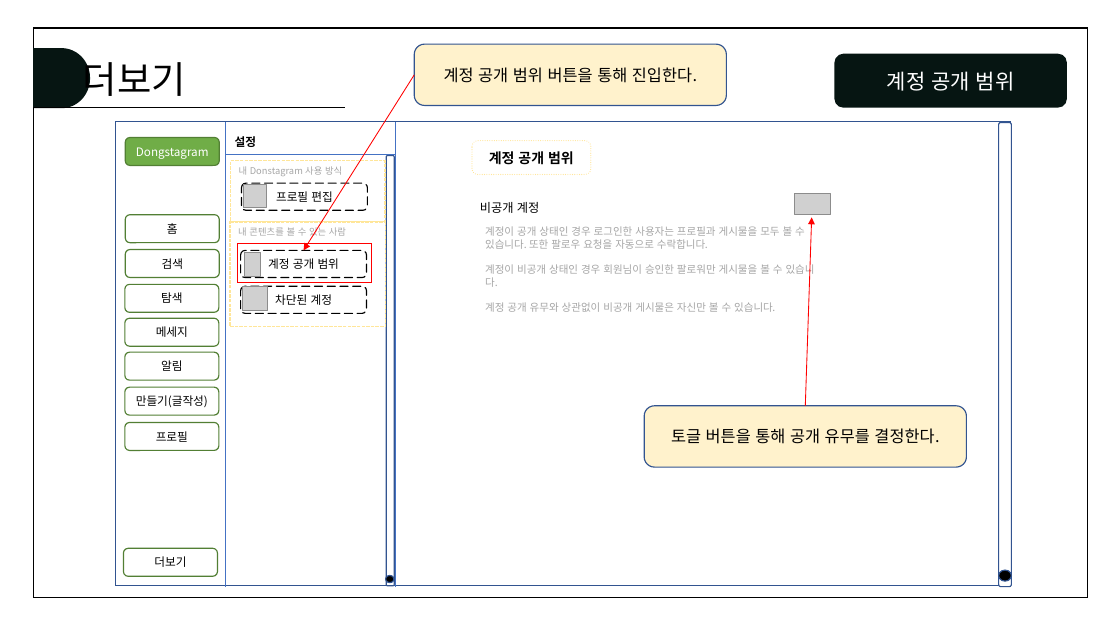
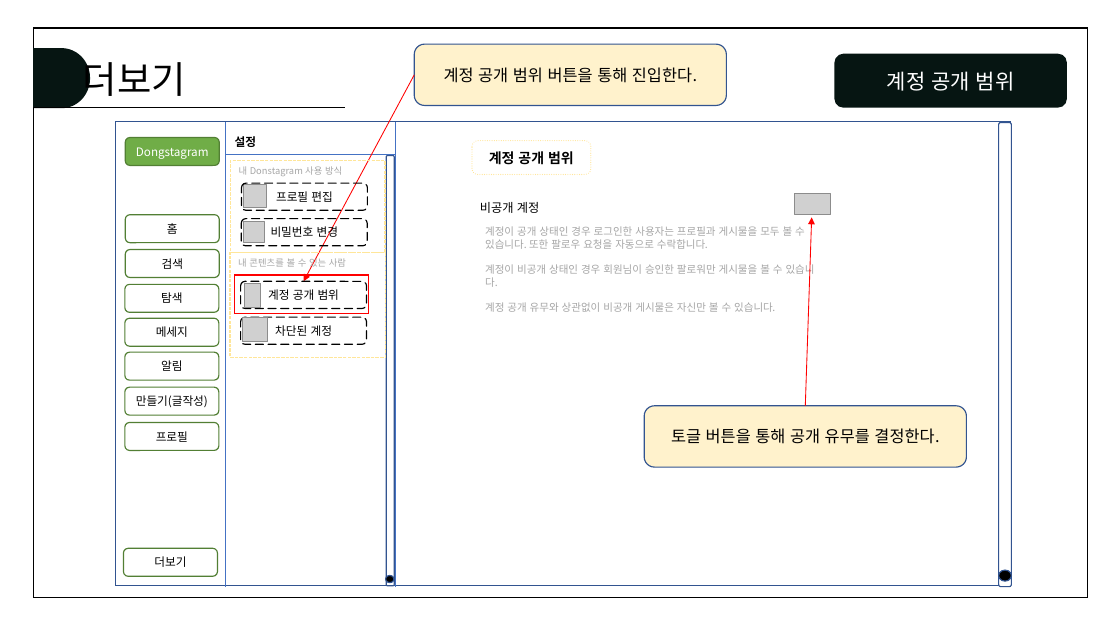
Before and after one commit to juhyeonjong2/DongStagram, a slide deck: slide 36 of Documents/5. 설계/2. 스토리보드/화면설계서.pptx (slide 35 before the commit). Drawn at 1120x630 pixels with LibreOffice and Linux fonts; fonts in the diff are those of the drawing; grey boxes stand for pictures. Boxes give left, top, right and bottom in pixels: in the first picture for what was removed or moved away, otherwise in the second. Text is boxed around its words. In the diff, an @@ line names an element or a change of style, - is before the commit and + after.

Commit message:
스토리보드 수정
 - 비밀번호 변경 페이지 추가

```diff
--- a/Documents/5. 설계/2. 스토리보드/화면설계서.pptx
+++ b/Documents/5. 설계/2. 스토리보드/화면설계서.pptx
@@ arrow moved from (414, 75) - (303, 250) to (414, 75) - (303, 281) @@
@@ rectangle "내 Donstagram 사용 방식" resized from (x1=230, y1=160, x2=385, y2=222) to (x1=230, y1=160, x2=385, y2=252) @@
@@ rounded rectangle added at (x1=241, y1=218, x2=367, y2=245), outline #000000 1 pt dashed, 10 pt, text #000000 @@
+비밀번호 변경
@@ picture added at (x1=244, y1=222, x2=265, y2=243) @@
@@ rectangle moved from (x1=237, y1=244, x2=371, y2=282) to (x1=234, y1=275, x2=369, y2=313) @@
@@ 2 pictures, 2 rounded rectangles, 1 rectangle moved together from (x1=230, y1=222, x2=386, y2=327) to (x1=230, y1=253, x2=386, y2=358) @@
```
Also in this commit, not shown: 2 other slides changed, 1 slide added.
